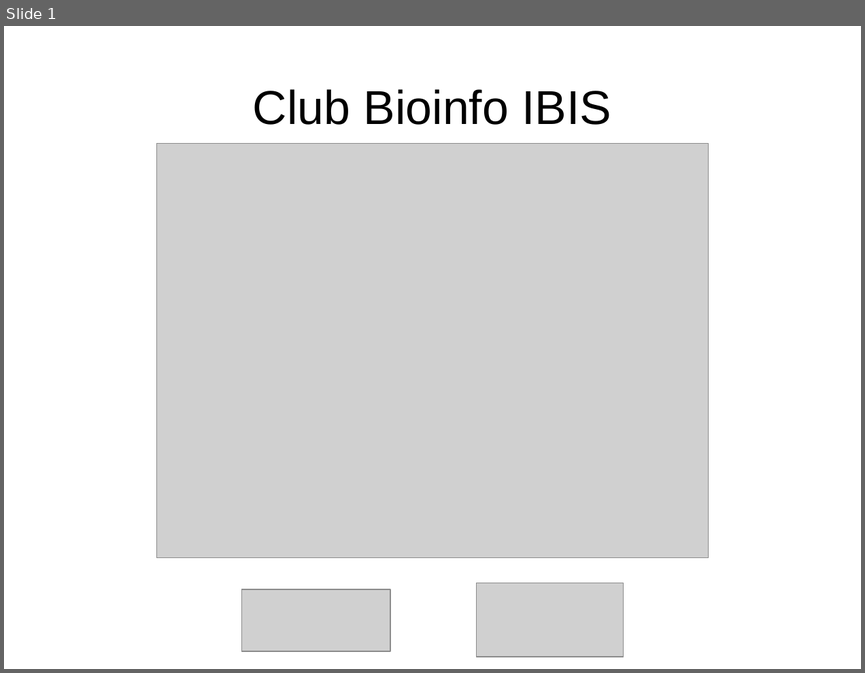
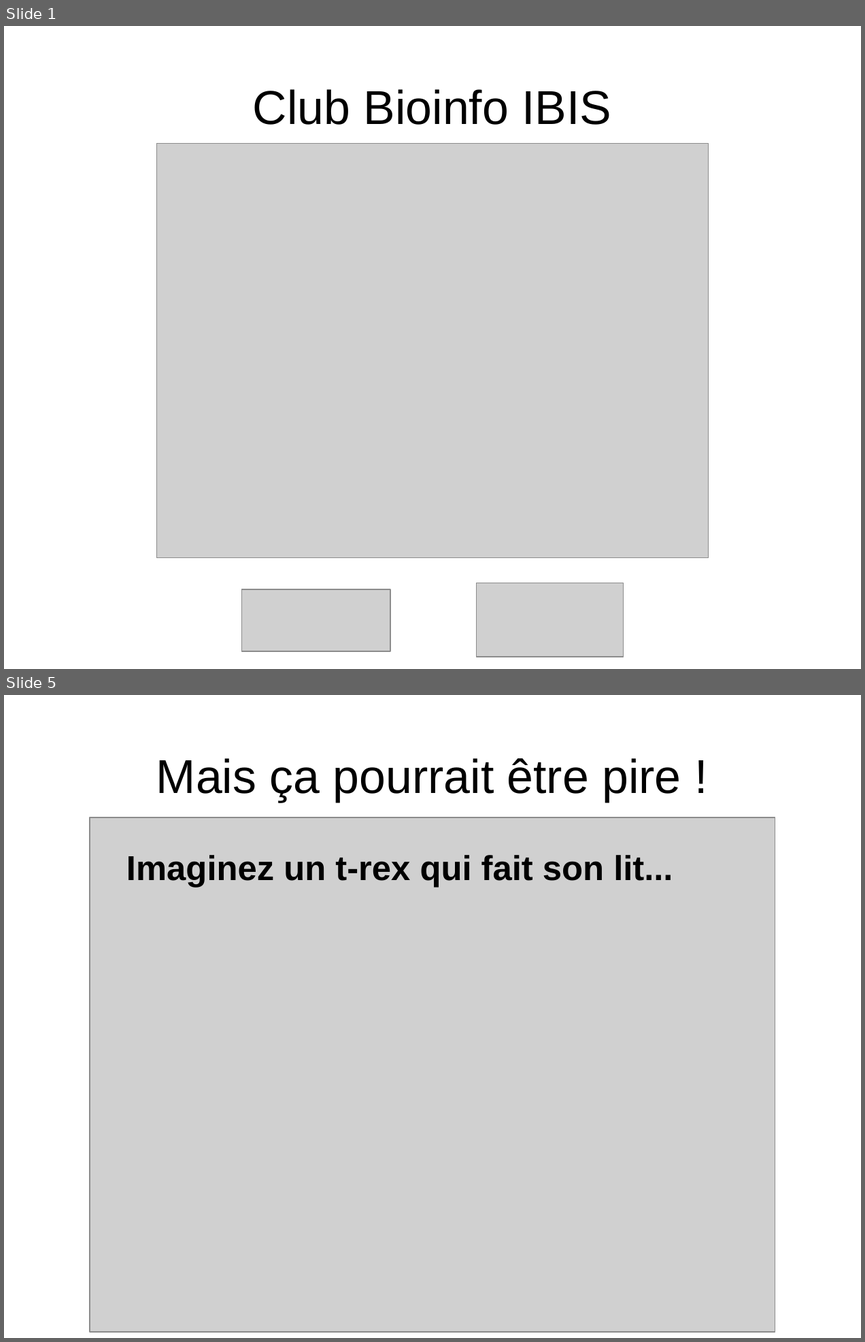
Before and after one commit to enormandeau/club_bioinfo_ibis, a slide deck: 01_presentations/01_presentation_club_interlab_ibis/presentation.odp. Shown one above the other, each under a label of ours: slide 1 before the commit, slides 1 and 5 after it; the slides between them are not shown. The pictures are 865x673 and 865x1342 pixels, drawn with LibreOffice and Linux fonts; fonts in the diff are those of the drawing; grey boxes stand for pictures. Boxes give left, top, right and bottom in pixels: in the first picture for what was removed or moved away, otherwise in the second. Text is boxed around its words. In the diff, an @@ line names an element or a change of style, - is before the commit and + after.

```diff
--- a/01_presentations/01_presentation_club_interlab_ibis/presentation.odp
+++ b/01_presentations/01_presentation_club_interlab_ibis/presentation.odp
@@ slide 5 added at bbox=[4, 695, 861, 1338], background #FFFFFF @@
@@ title added at bbox=[156, 758, 681, 802], 44 pt, text #000000 @@
+Mais ça pourrait être pire !
@@ picture added at bbox=[90, 817, 775, 1331] @@
@@ subtitle added at bbox=[126, 855, 672, 887], 32 pt, text #000000, bold @@
+Imaginez un t-rex qui fait son lit...
```
Also in this commit, not shown: 7 slides changed, 1 other slide added, 1 slide removed.
